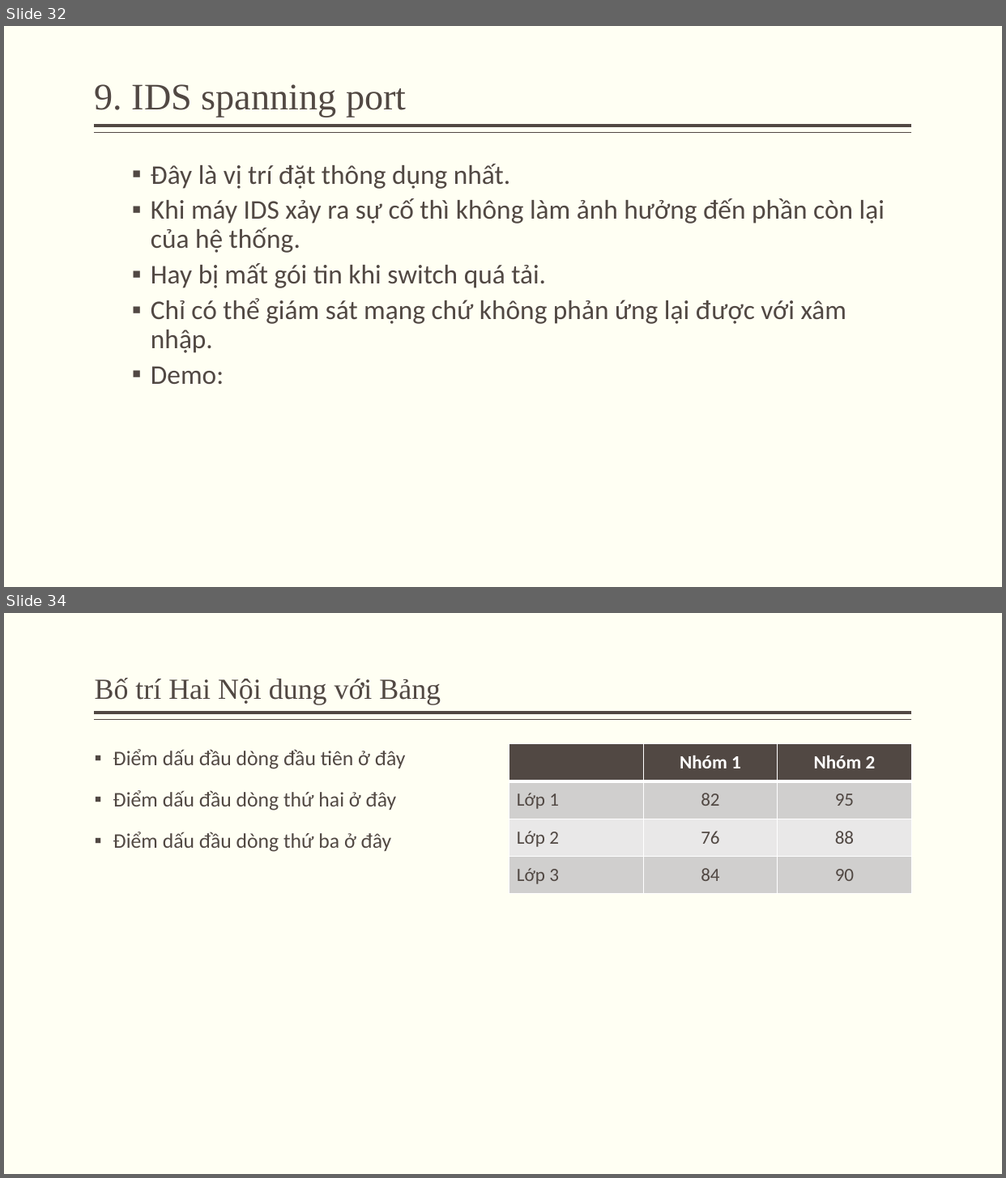
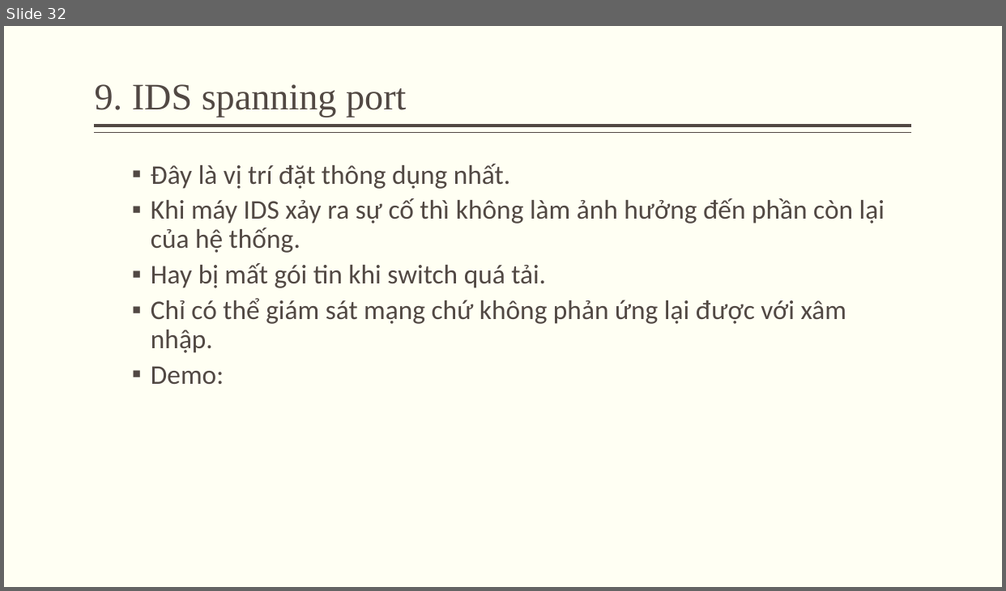
Before and after one commit to minhquan1418/do_an_ATMNC, a slide deck: silde.pptx. Shown one above the other, each under a label of ours: slides 32 and 34 before the commit, slide 32 after it; the slides between them are not shown. The pictures are 1006x1178 and 1006x591 pixels, drawn with LibreOffice and Linux fonts; fonts in the diff are those of the drawing. Boxes give left, top, right and bottom in pixels: in the first picture for what was removed or moved away, otherwise in the second. Text is boxed around its words. In the diff, an @@ line names an element or a change of style, - is before the commit and + after.

```diff
--- a/silde.pptx
+++ b/silde.pptx
@@ slide 34 removed at [4, 613, 1002, 1174], background #FFFFF3; not listed: 2 template elements that a slide beside it also shows @@
@@ title removed at [95, 678, 441, 705] @@
-Bố trí Hai Nội dung với Bảng
@@ text removed at [113, 749, 406, 852] @@
-▪ Điểm dấu đầu dòng đầu tiên ở đây
-▪ Điểm dấu đầu dòng thứ hai ở đây
-▪ Điểm dấu đầu dòng thứ ba ở đây
@@ table removed at [509, 744, 911, 894], 4 rows, 3 columns @@
- | Nhóm 1 | Nhóm 2
-Lớp 1 | 82 | 95
-Lớp 2 | 76 | 88
-Lớp 3 | 84 | 90
```
Also in this commit, not shown: 9 slides added, 9 other slides removed, 1 other file.
